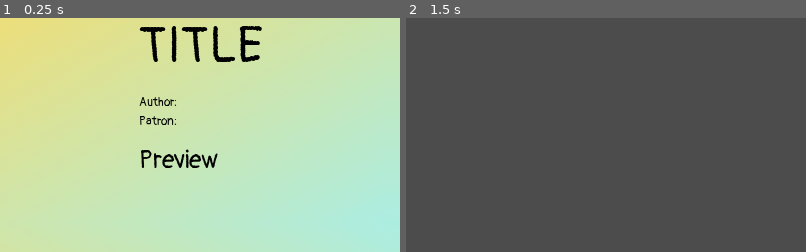
Above: before the commit, frames 1-2 (left to right).
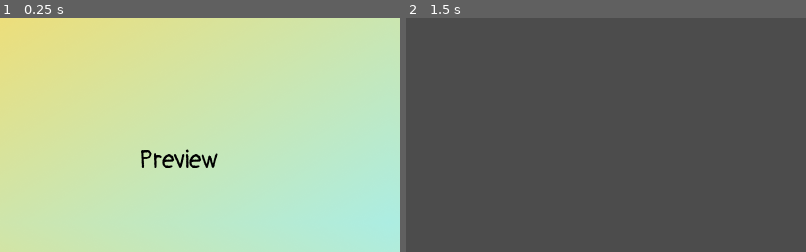
Above: after the commit, the same moments.

Repository: SquadGames/Platformer
Game: Godot game, scene res://LevelDetails.tscn
Same seed, same stepped clock (60 frames per second), same inputs: the game is played once before the commit and once after it. This scene is started directly instead of the project's main scene.
Inputs (mouse positions are % of the whole screen's width and height, from its top left):
- Up to frame 1 (0.25 s): no input
- Up to frame 2 (1.5 s): click "Start" at 0.5 s; tap Enter at 1.25 s; move the mouse to (72, 45) at 1.27 s; hold Right (ui_right) from 1.28 s (still down); hold W (glide) from 1.28 s (still down)
The pictures show only the part of the screen within x 1-51%, y 6-56%; the shares and areas given below are measured in that part.

The runs differ from the first frame. In frame 1, 1.8% of the frame differs, in the area x 34-66%, y 3-46%; in frame 2, nothing differs.
Error in both runs: Attempt to call function 'instance' in base 'null instance' on a null instance. (res://Level.gd:13)

Commit message:
some progress

Diff:
--- a/LevelDetails.gd
+++ b/LevelDetails.gd
@@ -1,15 +1,16 @@
 extends Control
 
 export(String) var level
+export(String) var level_name
 export(String) var author
 export(String) var current_owner
 
+var level_URI = "https://raw.githubusercontent.com/SquadGames/Platformer/main/levels/%s.tscn"
 var Level = preload("res://Level.tscn")
+var _level = Level.instance()
 
 func _ready():
-	var _level = Level.instance()
-	_level.level = level
-	$MainColumn/StartButton.connect("pressed", self, "_load_level", [_level])
+	$get_level.request("https://raw.githubusercontent.com/SquadGames/Platformer/main/levels/%s.tscn" % level_name)
 	$MainColumn/TitleRow/SupportBox/SupportButton.connect(
 		"pressed",
 		self,
@@ -22,6 +23,14 @@
 		"_load_scene",
 		[$MainColumn/BackButton.destination]
 	)
+	$MainColumn/TitleRow/TitleBox/Title.text = level_name
+
+func _on_get_level_request_completed(result, response_code, headers, body):
+	var level_data = body.get_string_from_utf8()
+	_level.level = level
+	$MainColumn/StartButton.connect("pressed", self, "_load_level", [_level])
+	$MainColumn/Author.text = author
+	$MainColumn/Patron.text = current_owner
 
 func _load_scene(scene):
 	print("Trying to load scene: ", scene)
--- a/LevelDetails.tscn
+++ b/LevelDetails.tscn
@@ -50,6 +50,9 @@
 __meta__ = {
 "_edit_use_anchors_": false
 }
+
+[node name="get_level" type="HTTPRequest" parent="."]
+download_file = "selectedLevel.tscn"
 
 [node name="BG" type="TextureRect" parent="."]
 anchor_right = 1.0
@@ -224,7 +227,9 @@
 text = "Back"
 align = 0
 type = "scene"
-destination = "res://LevelList.tscn"
+destination = "res://LevelSelect.tscn"
 font_size = 32
 selected_font_size = 32
 selected_outline_size = 10
+
+[connection signal="request_completed" from="get_level" to="." method="_on_get_level_request_completed"]
--- a/LevelSelect.gd
+++ b/LevelSelect.gd
@@ -6,10 +6,9 @@
 
 func _ready():
 	$BackButton.connect("pressed", self, "_load_scene", [$BackButton.destination])
-	$getWorld.connect("request_completed", self, "_on_world_request_completed")
-	$getWorld.request("https://raw.githubusercontent.com/SquadGames/Platformer/main/worlds/default_world.json")
+	$get_world.request("https://raw.githubusercontent.com/SquadGames/Platformer/main/worlds/default_world.json")
 
-func _on_world_request_completed(result, response_code, headers, body):
+func _on_get_world_request_completed(result, response_code, headers, body):
 	print("get selected world request complete", result)
 	var text = body.get_string_from_utf8()
 	var world = JSON.parse(text).result
@@ -22,6 +21,7 @@
 		button.type = "scene"
 		var level_details = LevelDetails.instance()
 		level_details.level = "res://levels/%s.tscn" % level
+		level_details.level_name = level
 		level_details.author = "Author: placeholder"
 		level_details.current_owner = "Patron: placeholder"
 		button.connect("pressed", self, "_load_details", [level_details])
--- a/LevelSelect.tscn
+++ b/LevelSelect.tscn
@@ -20,7 +20,7 @@
 "_edit_use_anchors_": false
 }
 
-[node name="getWorld" type="HTTPRequest" parent="."]
+[node name="get_world" type="HTTPRequest" parent="."]
 
 [node name="BG" type="TextureRect" parent="."]
 anchor_right = 1.0
@@ -99,3 +99,5 @@
 font_size = 32
 selected_font_size = 48
 selected_outline_size = 20
+
+[connection signal="request_completed" from="get_world" to="." method="_on_get_world_request_completed"]
